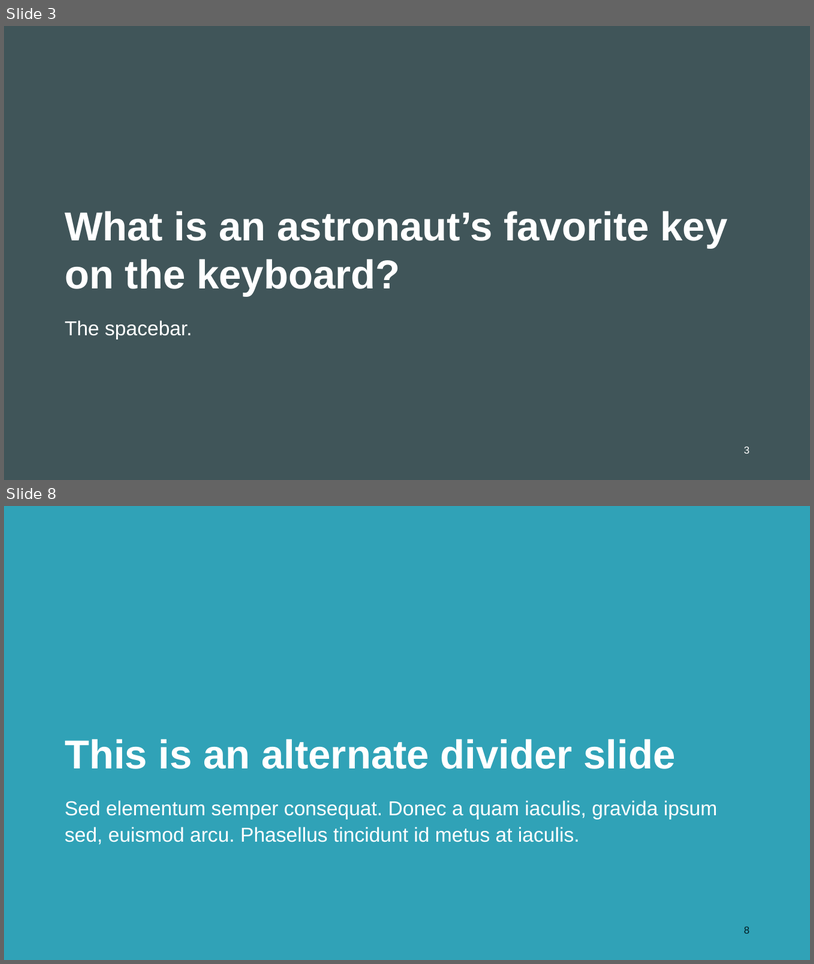
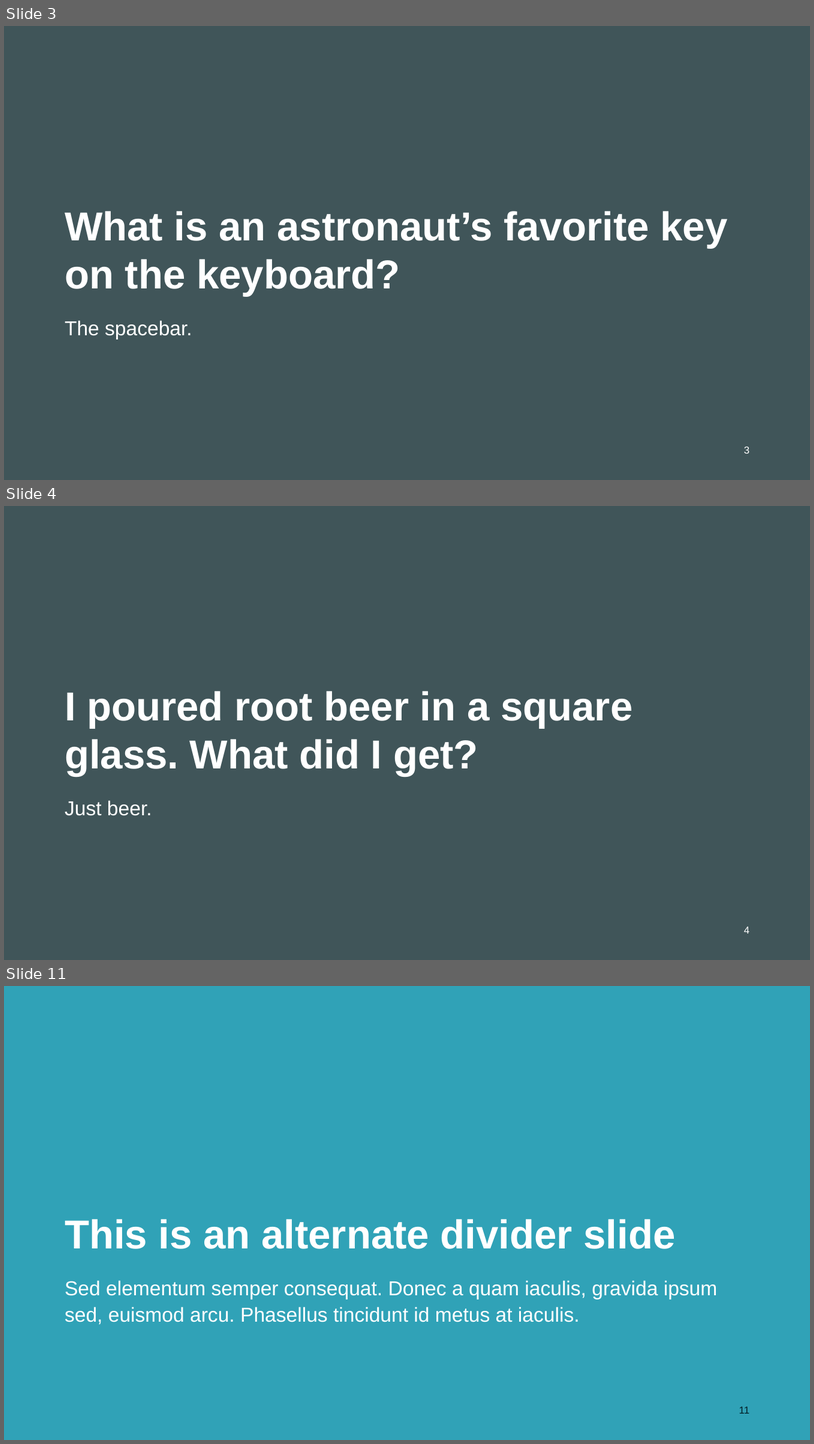
Before and after one commit to ChiefMetDing/FK_HL_Model_Remake, a slide deck: FK_HL_Model_Remake.pptx. Shown one above the other, each under a label of ours: slides 3 and 8 before the commit, slides 3, 4 and 11 after it; the slides between them are not shown. The pictures are 814x964 and 814x1444 pixels, drawn with LibreOffice and Linux fonts; fonts in the diff are those of the drawing; background and template pictures are left out. Boxes give left, top, right and bottom in pixels: in the first picture for what was removed or moved away, otherwise in the second. Text is boxed around its words. In the diff, an @@ line names an element or a change of style, - is before the commit and + after.

```diff
--- a/FK_HL_Model_Remake.pptx
+++ b/FK_HL_Model_Remake.pptx
@@ slide 4 added at <box>4,506,810,960</box>, background picture (left out) @@
@@ title added at <box>65,691,633,776</box>, 36 pt, text #FFFFFF, bold @@
+I poured root beer in a square glass. What did I get?
@@ text added at <box>65,800,152,816</box>, 18 pt, text #FFFFFF @@
+Just beer.
@@ page number added at <box>744,926,750,933</box>, 9 pt, text #FFFFFF @@
+4
@@ what was slide 8 is now slide 11 @@
@@ page number at <box>740,1406,750,1413</box>: text changed @@
-8
+11
```
Also in this commit, not shown: 5 slides changed, 2 other slides added, 3 other files.
